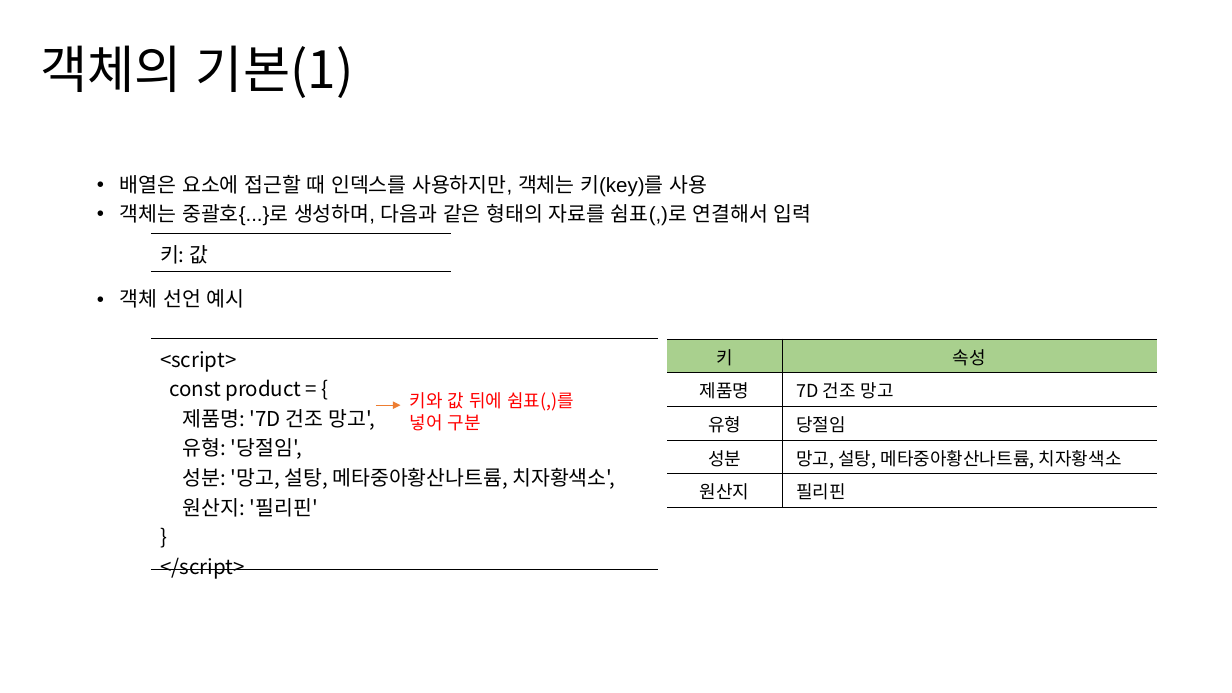
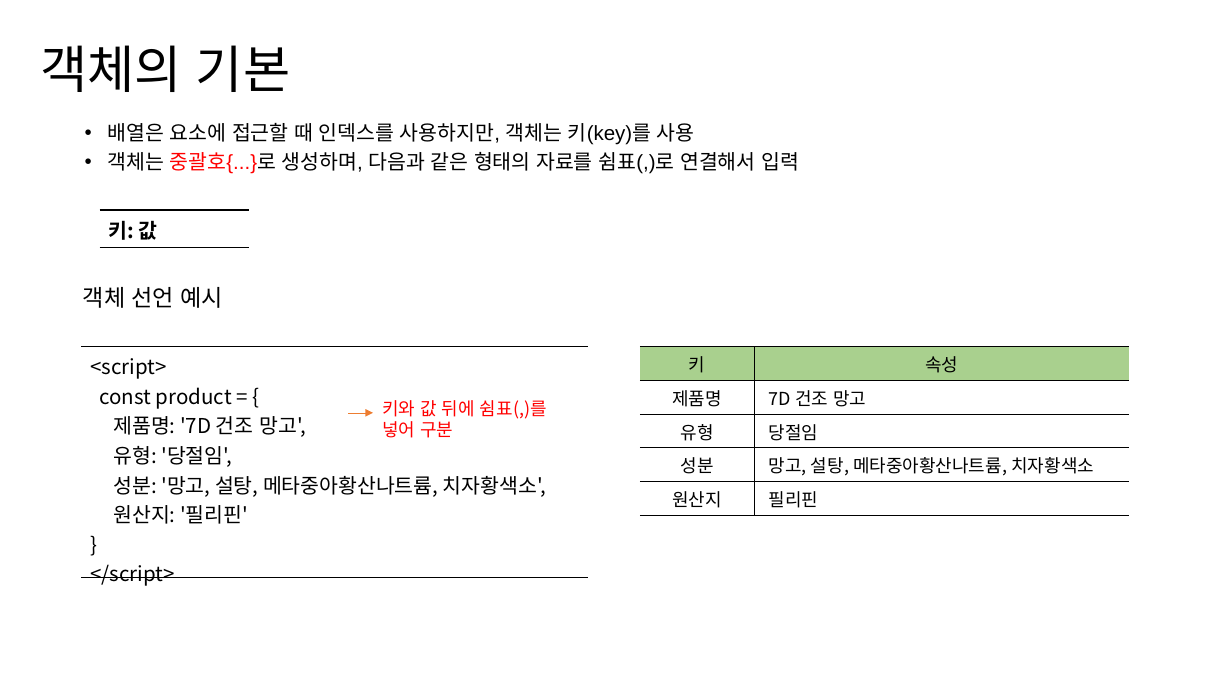
Before and after one commit to hizerdfo/poly_data_javascript_2023, a slide deck: slide 3 of 305-객체/305-1.함수객체.pptx. Drawn at 1232x693 pixels with LibreOffice and Linux fonts; fonts in the diff are those of the drawing. Boxes give left, top, right and bottom in pixels: in the first picture for what was removed or moved away, otherwise in the second. Text is boxed around its words. In the diff, an @@ line names an element or a change of style, - is before the commit and + after.

```diff
--- a/305-객체/305-1.함수객체.pptx
+++ b/305-객체/305-1.함수객체.pptx
@@ text at (40, 45, 290, 92): text changed @@
-객체의 기본(1)
+객체의 기본
@@ text "배열은 요소에 접근할 때 인덱스를 ...": place and size @@
-text "배열은 요소에 접근할 때 인덱스를 ..." at (120, 175, 812, 308)
+text "배열은 요소에 접근할 때 인덱스를 ..." at (108, 123, 799, 174)
@@ text at (108, 152, 799, 174): text colour #000000 to #FF0000 in "중괄호{...}로" @@
@@ table at (100, 210, 250, 247) @@
@@ bold on @@
@@ table: place and size @@
-table at (151, 234, 450, 271)
+table at (100, 210, 250, 247)
@@ text added at (83, 287, 224, 308), 18 pt, text #000000 @@
+객체 선언 예시
@@ text at (120, 289, 245, 308): paragraph removed @@
-  • 객체 선언 예시
@@ table: place and size @@
-table at (151, 339, 658, 583)
+table at (81, 347, 589, 590)
@@ table: place and size @@
-table at (667, 339, 1157, 507)
+table at (640, 347, 1130, 515)
@@ arrow moved from (376, 406) - (400, 406) to (348, 413) - (373, 413) @@
@@ text "키와 값 뒤에 쉼표(,)를 넣어 ...": place and size @@
-text "키와 값 뒤에 쉼표(,)를 넣어 ..." at (410, 392, 574, 431)
+text "키와 값 뒤에 쉼표(,)를 넣어 ..." at (382, 400, 547, 438)
```
Also in this commit, not shown: 11 other slides changed, 44 other files.
